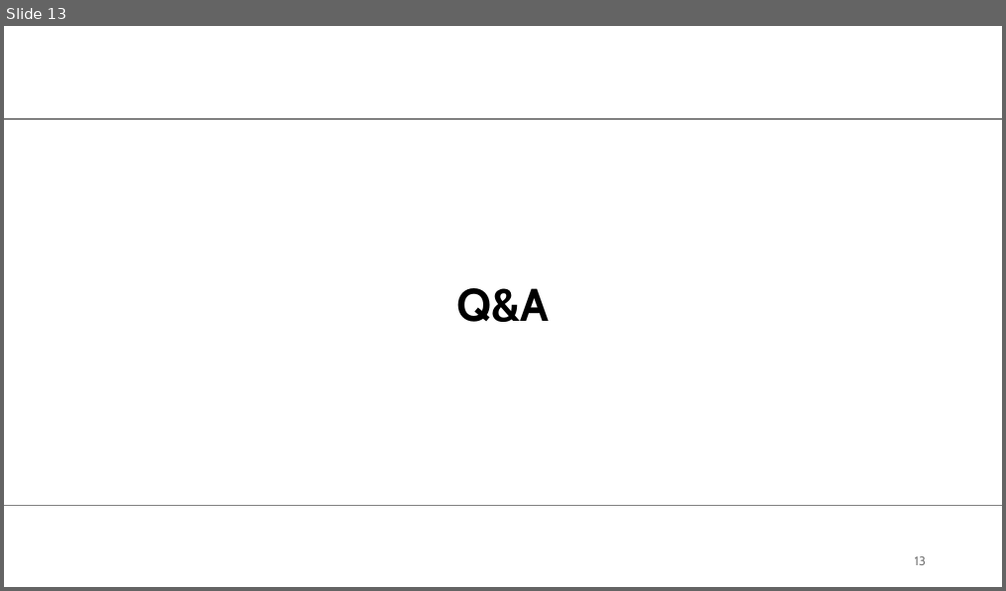
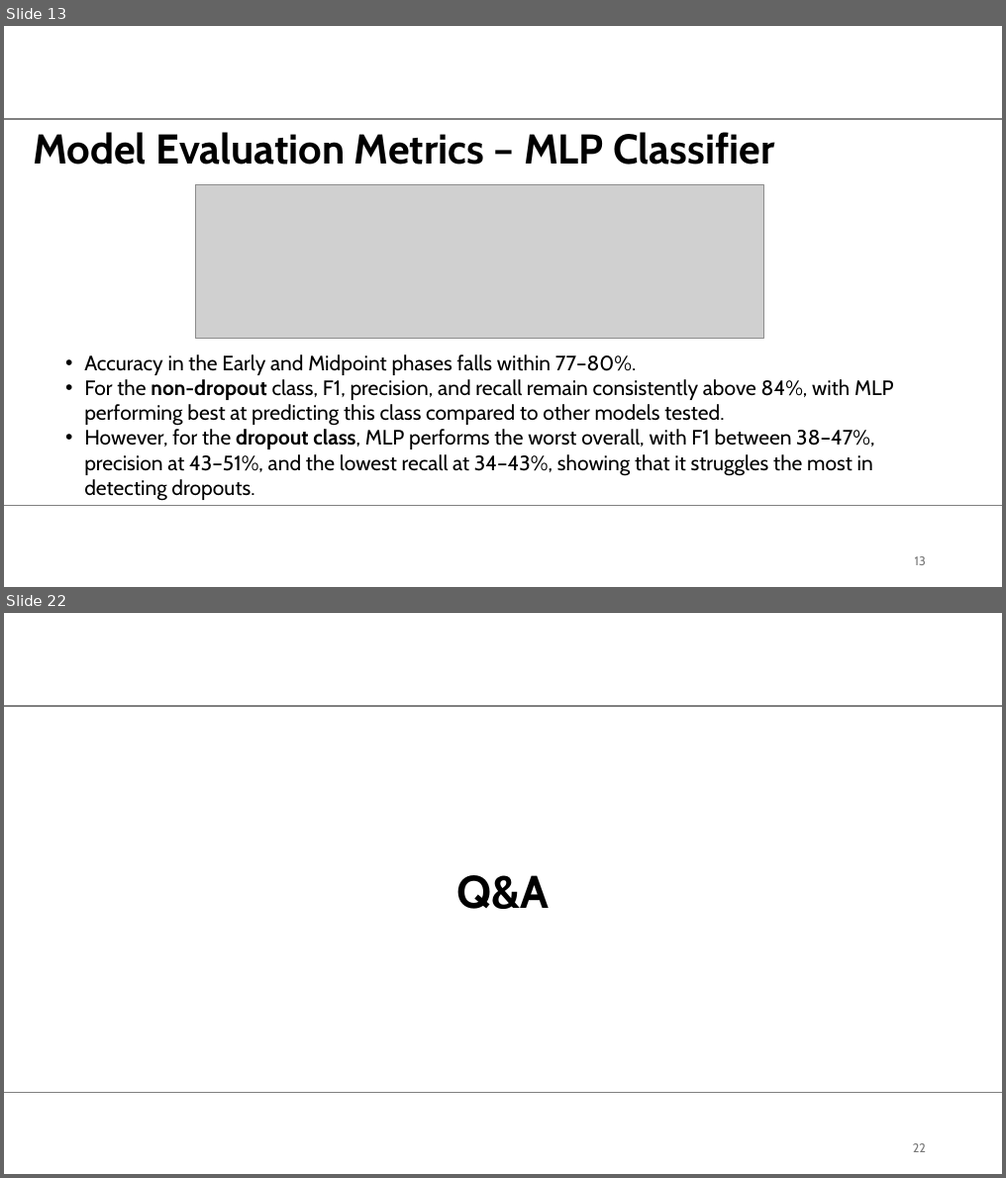
Before and after one commit to MScProjs/MScProject2025-Ali-Suhail, a slide deck: documents/presentation drafts/2605549_presentation.pptx. Shown one above the other, each under a label of ours: slide 13 before the commit, slides 13 and 22 after it; the slides between them are not shown. The pictures are 1006x591 and 1006x1178 pixels, drawn with LibreOffice and Linux fonts; fonts in the diff are those of the drawing; grey boxes stand for pictures; background and template pictures are left out. Boxes give left, top, right and bottom in pixels: in the first picture for what was removed or moved away, otherwise in the second. Text is boxed around its words. In the diff, an @@ line names an element or a change of style, - is before the commit and + after.

```diff
--- a/documents/presentation drafts/2605549_presentation.pptx
+++ b/documents/presentation drafts/2605549_presentation.pptx
@@ slide 13 added at [4, 26, 1002, 587], background #FFFFFF; not listed: 2 template elements that a slide beside it also shows @@
@@ title added at [33, 132, 774, 165], 40 pt, text #000000, bold @@
+Model Evaluation Metrics – MLP Classifier
@@ picture added at [196, 184, 763, 338] @@
@@ text added at [84, 355, 894, 501], 20 pt, text #000000 @@
+• Accuracy in the Early and Midpoint phases falls within 77–80%.
+• For the non-dropout class, F1, precision, and recall remain consistently above 84%, with MLP performing best at predicting this class compared to other models tested.
+• However, for the dropout class, MLP performs the worst overall, with F1 between 38–47%, precision at 43–51%, and the lowest recall at 34–43%, showing that it struggles the most in detecting dropouts.
@@ page number added at [915, 557, 926, 566], 12 pt, text #797979 @@
+13
@@ what was slide 13 is now slide 22 @@
@@ page number at [913, 1144, 926, 1153]: text changed @@
-13
+22
```
Also in this commit, not shown: 7 slides changed, 12 other slides added, 4 slides removed, 1 other file.
